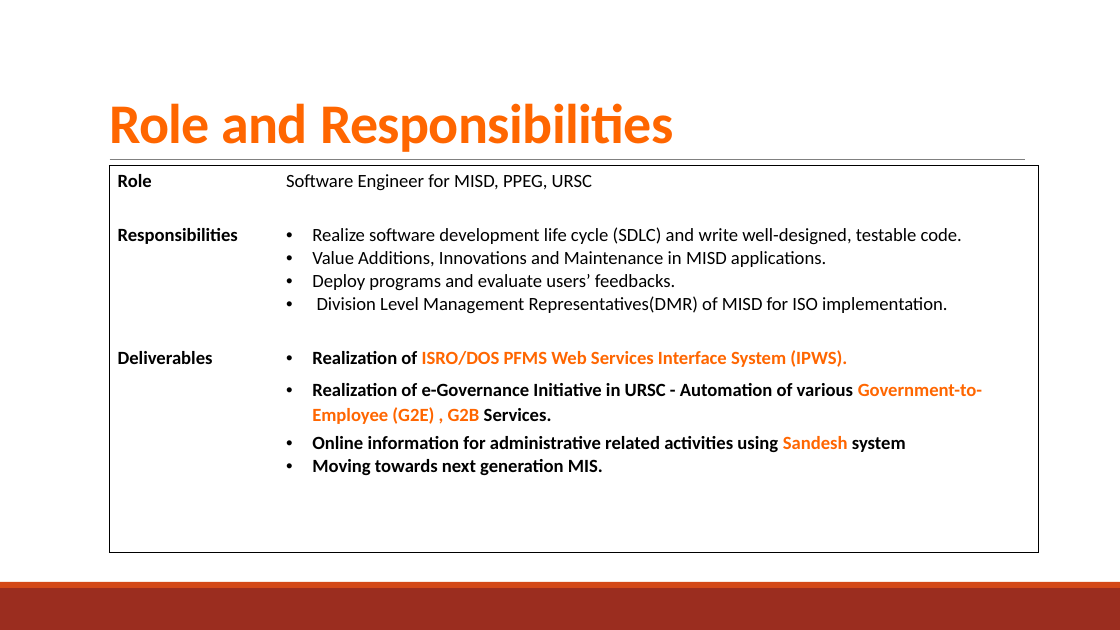
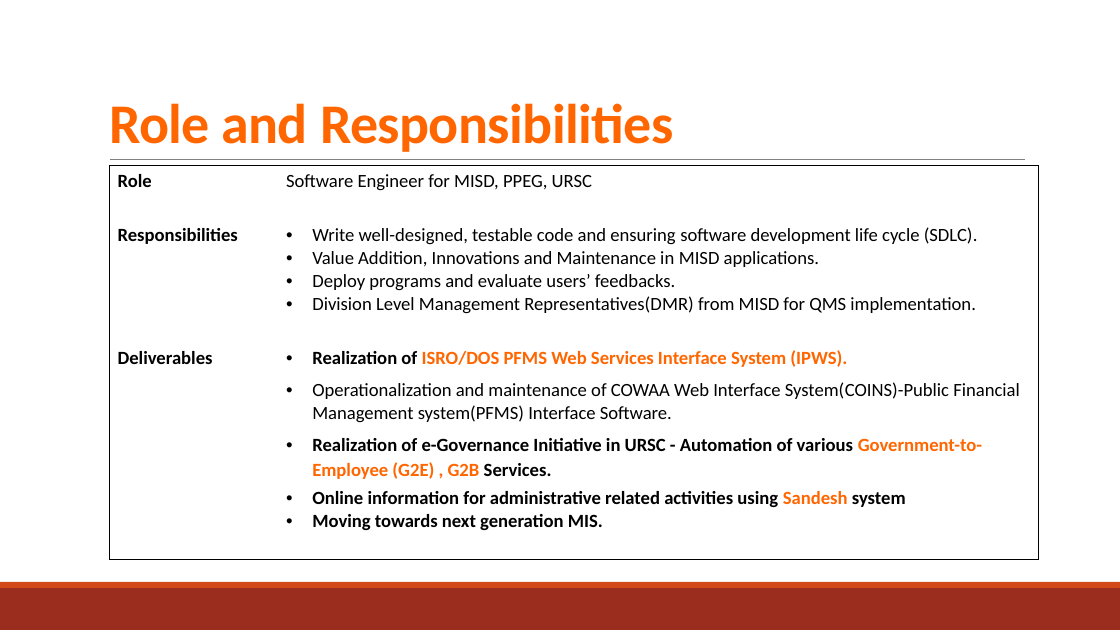
Before and after one commit to NavdeepGarg/DPC_Repo, a slide deck: slide 2 of handOutSources/navdeep.pptx. Drawn at 1120x630 pixels with LibreOffice and Linux fonts; fonts in the diff are those of the drawing. Boxes give left, top, right and bottom in pixels: in the first picture for what was removed or moved away, otherwise in the second. Text is boxed around its words. In the diff, an @@ line names an element or a change of style, - is before the commit and + after.

```diff
--- a/handOutSources/navdeep.pptx
+++ b/handOutSources/navdeep.pptx
@@ table at box(109, 166, 1038, 558) @@
-row 2, column 2: Realize software development life cycle (SDLC) and write well-designed, testable code. / Value Additions, Innovations and Maintenance in MISD applications. / Deploy programs and evaluate users’ feedbacks. / Division Level Management Representatives(DMR) of MISD for ISO implementation.
+row 2, column 2: Write well-designed, testable code and ensuring software development life cycle (SDLC). / Value Addition, Innovations and Maintenance in MISD applications. / Deploy programs and evaluate users’ feedbacks. / Division Level Management Representatives(DMR) from MISD for QMS implementation.
-row 3, column 2: Realization of ISRO/DOS PFMS Web Services Interface System (IPWS). / Realization of e-Governance Initiative in URSC - Automation of various Government-to-Employee (G2E) , G2B Services. / Online information for administrative related activities using Sandesh system / Moving towards next generation MIS.
+row 3, column 2: Realization of ISRO/DOS PFMS Web Services Interface System (IPWS). / Operationalization and maintenance of COWAA Web Interface System(COINS)-Public Financial Management system(PFMS) Interface Software. / Realization of e-Governance Initiative in URSC - Automation of various Government-to-Employee (G2E) , G2B Services. / Online information for administrative related activities using Sandesh system / Moving towards next generation MIS.
```
Also in this commit, not shown: 3 other slides changed, 1 slide added.
